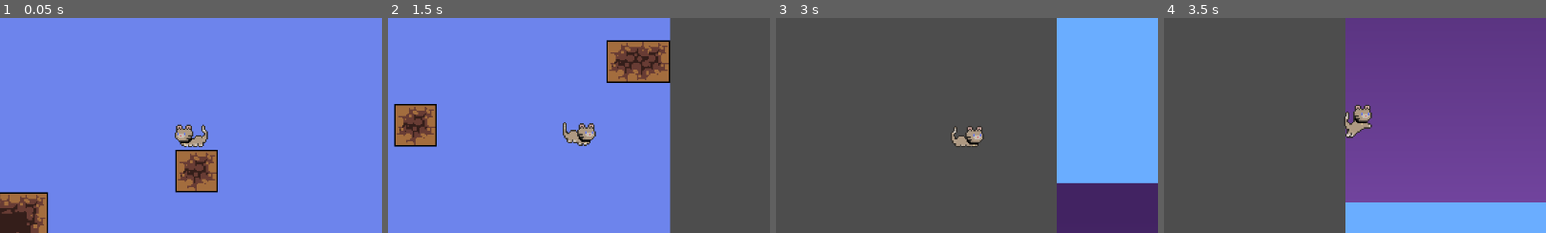
Above: before the commit, frames 1-4 (left to right).
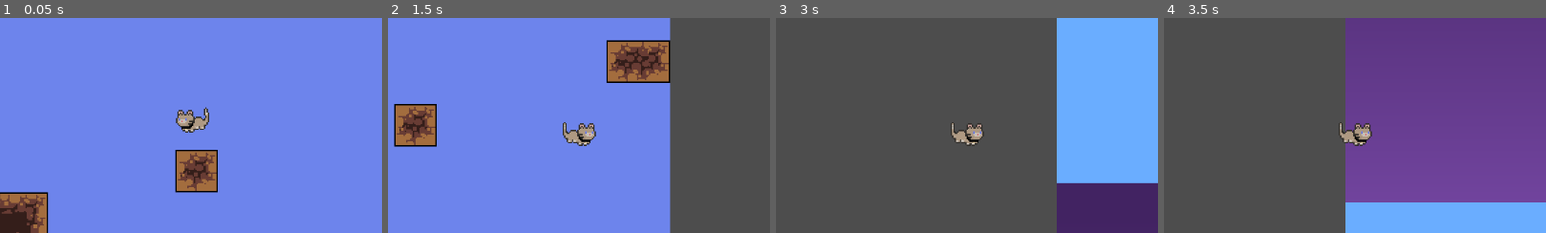
Above: after the commit, the same moments.

Repository: AndrewHaam/claw-to-the-top
Game: Godot game, scene res://sky.tscn
The game is run twice, just before and just after one commit, with the same random seed, the same clock (stepped at 60 frames per second) and the same inputs.
Inputs:
- Up to frame 1 (0.05 s): no input
- Up to frame 2 (1.5 s): tap Enter (ui_accept) at 0.5 s; hold Right (ui_right) from 0.53 s (still down); tap Space (jump) at 0.6, 0.77, 1.07, 1.35 s
- Up to frame 3 (3 s): tap Space (jump) at 1.52, 1.82, 2.1, 2.85 s; release Right (ui_right) at 2.03 s; hold Left (ui_left) 2.03-2.78 s; hold Right (ui_right) from 2.78 s (still down)
- Up to frame 4 (3.5 s): keep holding Right (ui_right); tap Space (jump) at 3.02, 3.32 s
The pictures show only the part of the screen within x 25-75%, y 25-75%; the shares and areas given below are measured in that part.

The runs differ from the first frame. In frame 1, 1.2% of the frame differs, in the area x 45-55%, y 41-60%; in frame 2, nothing differs; in frame 3, 0.6%; in frame 4, 1.1%.

Commit message:
fixed squating anim

Diff:
--- a/scenes/player_cat.gd
+++ b/scenes/player_cat.gd
@@ -22,8 +22,8 @@
 var time_held : float
 var direction = Input.get_axis("ui_left", "ui_right")
 var current_direction : float = 1
-
-
+var fall_played = false
+var squat_played = false
 func modified_get_gravity() -> Vector2:
 	if velocity.y < 0:
 		return Vector2(0, jump_gravity)
@@ -31,15 +31,22 @@
 		return Vector2(0, fall_gravity)
 
 func get_animation():
+
 	if is_on_floor():
-		if is_holding:
-			anim.play("charge")
+		fall_played = false
+		if Input.is_action_just_released("jump"):
+			anim.play("jump")
+		elif is_holding && !squat_played:
+			anim.play("squat")
+			#squat_played = true
 		elif direction:
 			anim.play("run")
 		else:
 			anim.play("idle")
 	else:
-		anim.play("jump")
+		if velocity.y >= 0 && !fall_played:
+			anim.play("fall")
+			fall_played = true
 
 	if velocity.x > 0:
 		$AnimatedSprite2D.flip_h = false
@@ -68,6 +75,7 @@
 	if is_holding:
 		time_held += delta  # accumulate time while holdingx
 	if Input.is_action_just_released("jump"):
+		#anim.play("jump")
 		is_holding = false
 		in_air = true
 		if time_held >= max_time_held:
@@ -79,7 +87,7 @@
 		#print("Space was held for ", time_held, " seconds")
 
 func _physics_process(delta: float) -> void:
-
+	get_animation()
 	if velocity.y > 600:
 		velocity.y = 600
 	# Add the gravity.
@@ -93,8 +101,9 @@
 	if Input.is_action_just_released("jump") and is_on_floor():
 		velocity.y = jump_velocity
 		velocity.x = SPEED * current_direction
-		print("velocity.x = ", velocity.x)
+		#anim.play("jump")
+		#print("velocity.x = ", velocity.x)
 
-	get_animation()
+
 
 	move_and_slide()
--- a/scenes/player_cat.tscn
+++ b/scenes/player_cat.tscn
@@ -1,10 +1,26 @@
-[gd_scene load_steps=45 format=3 uid="uid://wtluu8cmciag"]
+[gd_scene load_steps=43 format=3 uid="uid://wtluu8cmciag"]
 
 [ext_resource type="Script" uid="uid://ccdb0vxxb7bex" path="res://scenes/player_cat.gd" id="1_8lsy4"]
 [ext_resource type="Texture2D" uid="uid://bib450xdq32bm" path="res://sprites/AllCatsPaid/CatClassical/BlackCollor/Idle2Catt.png" id="1_vkel5"]
 [ext_resource type="Texture2D" uid="uid://dbrjer6ruusqt" path="res://sprites/AllCatsPaid/CatClassical/BlackCollor/JumpCattt.png" id="2_o2jfq"]
 [ext_resource type="Texture2D" uid="uid://dk7a4j2s0fgnh" path="res://sprites/AllCatsPaid/CatClassical/BlackCollor/RunCatt.png" id="4_pru70"]
 
+[sub_resource type="AtlasTexture" id="AtlasTexture_81op5"]
+atlas = ExtResource("2_o2jfq")
+region = Rect2(192, 0, 32, 32)
+
+[sub_resource type="AtlasTexture" id="AtlasTexture_n3f7p"]
+atlas = ExtResource("2_o2jfq")
+region = Rect2(224, 0, 32, 32)
+
+[sub_resource type="AtlasTexture" id="AtlasTexture_6xq4r"]
+atlas = ExtResource("2_o2jfq")
+region = Rect2(256, 0, 32, 32)
+
+[sub_resource type="AtlasTexture" id="AtlasTexture_64vd6"]
+atlas = ExtResource("2_o2jfq")
+region = Rect2(288, 0, 32, 32)
+
 [sub_resource type="AtlasTexture" id="AtlasTexture_j0aaq"]
 atlas = ExtResource("1_vkel5")
 region = Rect2(0, 0, 32, 32)
@@ -61,84 +77,77 @@
 atlas = ExtResource("1_vkel5")
 region = Rect2(416, 0, 32, 32)
 
-[sub_resource type="AtlasTexture" id="AtlasTexture_81op5"]
-atlas = ExtResource("2_o2jfq")
+[sub_resource type="AtlasTexture" id="AtlasTexture_msfkd"]
+atlas = ExtResource("2_o2jfq")
+region = Rect2(96, 0, 32, 32)
+
+[sub_resource type="AtlasTexture" id="AtlasTexture_tla4i"]
+atlas = ExtResource("2_o2jfq")
+region = Rect2(128, 0, 32, 32)
+
+[sub_resource type="AtlasTexture" id="AtlasTexture_8gycr"]
+atlas = ExtResource("2_o2jfq")
+region = Rect2(160, 0, 32, 32)
+
+[sub_resource type="AtlasTexture" id="AtlasTexture_h7v4t"]
+atlas = ExtResource("4_pru70")
+region = Rect2(0, 0, 32, 32)
+
+[sub_resource type="AtlasTexture" id="AtlasTexture_67m3y"]
+atlas = ExtResource("4_pru70")
 region = Rect2(32, 0, 32, 32)
 
-[sub_resource type="AtlasTexture" id="AtlasTexture_n3f7p"]
-atlas = ExtResource("2_o2jfq")
+[sub_resource type="AtlasTexture" id="AtlasTexture_hmnf2"]
+atlas = ExtResource("4_pru70")
 region = Rect2(64, 0, 32, 32)
 
-[sub_resource type="AtlasTexture" id="AtlasTexture_msfkd"]
-atlas = ExtResource("2_o2jfq")
+[sub_resource type="AtlasTexture" id="AtlasTexture_f1ctf"]
+atlas = ExtResource("4_pru70")
 region = Rect2(96, 0, 32, 32)
 
-[sub_resource type="AtlasTexture" id="AtlasTexture_tla4i"]
-atlas = ExtResource("2_o2jfq")
+[sub_resource type="AtlasTexture" id="AtlasTexture_g2nd2"]
+atlas = ExtResource("4_pru70")
 region = Rect2(128, 0, 32, 32)
 
-[sub_resource type="AtlasTexture" id="AtlasTexture_8gycr"]
-atlas = ExtResource("2_o2jfq")
+[sub_resource type="AtlasTexture" id="AtlasTexture_s8oiv"]
+atlas = ExtResource("4_pru70")
 region = Rect2(160, 0, 32, 32)
 
-[sub_resource type="AtlasTexture" id="AtlasTexture_htuab"]
-atlas = ExtResource("2_o2jfq")
+[sub_resource type="AtlasTexture" id="AtlasTexture_n8tbo"]
+atlas = ExtResource("4_pru70")
 region = Rect2(192, 0, 32, 32)
 
-[sub_resource type="AtlasTexture" id="AtlasTexture_yhlnn"]
-atlas = ExtResource("2_o2jfq")
-region = Rect2(224, 0, 32, 32)
-
-[sub_resource type="AtlasTexture" id="AtlasTexture_qssnl"]
-atlas = ExtResource("2_o2jfq")
-region = Rect2(256, 0, 32, 32)
-
-[sub_resource type="AtlasTexture" id="AtlasTexture_e6d1p"]
-atlas = ExtResource("2_o2jfq")
-region = Rect2(288, 0, 32, 32)
-
-[sub_resource type="AtlasTexture" id="AtlasTexture_aey50"]
-atlas = ExtResource("2_o2jfq")
-region = Rect2(320, 0, 32, 32)
-
-[sub_resource type="AtlasTexture" id="AtlasTexture_avqn5"]
-atlas = ExtResource("2_o2jfq")
-region = Rect2(352, 0, 32, 32)
-
-[sub_resource type="AtlasTexture" id="AtlasTexture_bdwle"]
-atlas = ExtResource("2_o2jfq")
-region = Rect2(384, 0, 32, 32)
-
-[sub_resource type="AtlasTexture" id="AtlasTexture_h7v4t"]
-atlas = ExtResource("4_pru70")
+[sub_resource type="AtlasTexture" id="AtlasTexture_1ij7m"]
+atlas = ExtResource("2_o2jfq")
 region = Rect2(0, 0, 32, 32)
 
-[sub_resource type="AtlasTexture" id="AtlasTexture_67m3y"]
-atlas = ExtResource("4_pru70")
+[sub_resource type="AtlasTexture" id="AtlasTexture_pru70"]
+atlas = ExtResource("2_o2jfq")
 region = Rect2(32, 0, 32, 32)
 
-[sub_resource type="AtlasTexture" id="AtlasTexture_hmnf2"]
-atlas = ExtResource("4_pru70")
+[sub_resource type="AtlasTexture" id="AtlasTexture_8lsy4"]
+atlas = ExtResource("2_o2jfq")
 region = Rect2(64, 0, 32, 32)
-
-[sub_resource type="AtlasTexture" id="AtlasTexture_f1ctf"]
-atlas = ExtResource("4_pru70")
-region = Rect2(96, 0, 32, 32)
-
-[sub_resource type="AtlasTexture" id="AtlasTexture_g2nd2"]
-atlas = ExtResource("4_pru70")
-region = Rect2(128, 0, 32, 32)
-
-[sub_resource type="AtlasTexture" id="AtlasTexture_s8oiv"]
-atlas = ExtResource("4_pru70")
-region = Rect2(160, 0, 32, 32)
-
-[sub_resource type="AtlasTexture" id="AtlasTexture_n8tbo"]
-atlas = ExtResource("4_pru70")
-region = Rect2(192, 0, 32, 32)
 
 [sub_resource type="SpriteFrames" id="SpriteFrames_hmnf2"]
 animations = [{
+"frames": [{
+"duration": 1.0,
+"texture": SubResource("AtlasTexture_81op5")
+}, {
+"duration": 1.0,
+"texture": SubResource("AtlasTexture_n3f7p")
+}, {
+"duration": 1.0,
+"texture": SubResource("AtlasTexture_6xq4r")
+}, {
+"duration": 1.0,
+"texture": SubResource("AtlasTexture_64vd6")
+}],
+"loop": false,
+"name": &"fall",
+"speed": 10.0
+}, {
 "frames": [{
 "duration": 1.0,
 "texture": SubResource("AtlasTexture_j0aaq")
@@ -188,12 +197,6 @@
 }, {
 "frames": [{
 "duration": 1.0,
-"texture": SubResource("AtlasTexture_81op5")
-}, {
-"duration": 1.0,
-"texture": SubResource("AtlasTexture_n3f7p")
-}, {
-"duration": 1.0,
 "texture": SubResource("AtlasTexture_msfkd")
 }, {
 "duration": 1.0,
@@ -201,31 +204,10 @@
 }, {
 "duration": 1.0,
 "texture": SubResource("AtlasTexture_8gycr")
-}, {
-"duration": 1.0,
-"texture": SubResource("AtlasTexture_htuab")
-}, {
-"duration": 1.0,
-"texture": SubResource("AtlasTexture_yhlnn")
-}, {
-"duration": 1.0,
-"texture": SubResource("AtlasTexture_qssnl")
-}, {
-"duration": 1.0,
-"texture": SubResource("AtlasTexture_e6d1p")
-}, {
-"duration": 1.0,
-"texture": SubResource("AtlasTexture_aey50")
-}, {
-"duration": 1.0,
-"texture": SubResource("AtlasTexture_avqn5")
-}, {
-"duration": 1.0,
-"texture": SubResource("AtlasTexture_bdwle")
 }],
 "loop": false,
 "name": &"jump",
-"speed": 11.0
+"speed": 8.0
 }, {
 "frames": [{
 "duration": 1.0,
@@ -252,6 +234,20 @@
 "loop": true,
 "name": &"run",
 "speed": 15.0
+}, {
+"frames": [{
+"duration": 1.0,
+"texture": SubResource("AtlasTexture_1ij7m")
+}, {
+"duration": 1.0,
+"texture": SubResource("AtlasTexture_pru70")
+}, {
+"duration": 1.0,
+"texture": SubResource("AtlasTexture_8lsy4")
+}],
+"loop": false,
+"name": &"squat",
+"speed": 5.0
 }]
 
 [sub_resource type="RectangleShape2D" id="RectangleShape2D_8lsy4"]
--- a/sky.tscn
+++ b/sky.tscn
@@ -4375,9 +4375,7 @@
 texture = ExtResource("20_umuqj")
 
 [node name="Camera2D" type="Camera2D" parent="."]
-
 position = Vector2(100, -1588)
-
 zoom = Vector2(2, 2)
 
 [node name="68" type="Sprite2D" parent="."]
@@ -4398,7 +4396,6 @@
 
 [node name="PlayerCat" parent="." instance=ExtResource("27_1id6s")]
 z_index = 100
-
 position = Vector2(100, -1588)
 
 [node name="RemoteTransform2D" type="RemoteTransform2D" parent="PlayerCat"]
@@ -4406,10 +4403,7 @@
 
 [node name="TileMapLayer2" type="TileMapLayer" parent="."]
 z_index = 2
-
-
 tile_map_data = PackedByteArray("AADt/x0AAAAAAA4AAADt/x4AAAAAAA8AAADu/x0AAAABAA4AAADu/x4AAAABAA8AAADv/x0AAAACAA4AAADv/x …(9552 unchanged characters)…
-
 tile_set = SubResource("TileSet_3sntr")
 
 [node name="TileMapLayer" type="TileMapLayer" parent="."]
Not shown, changed: icon.svg.import
